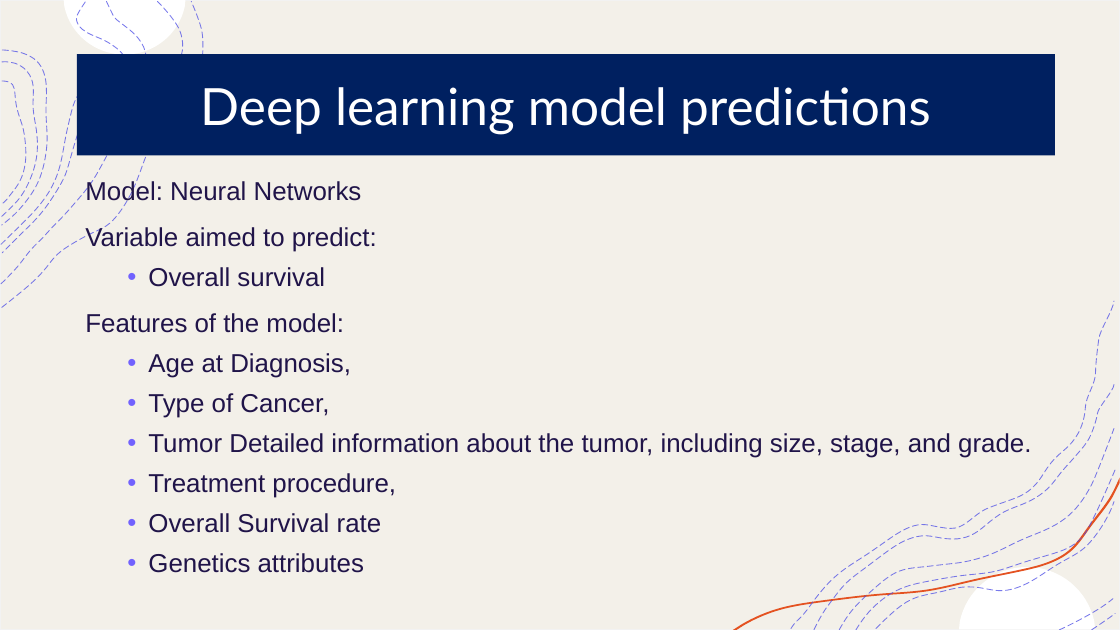
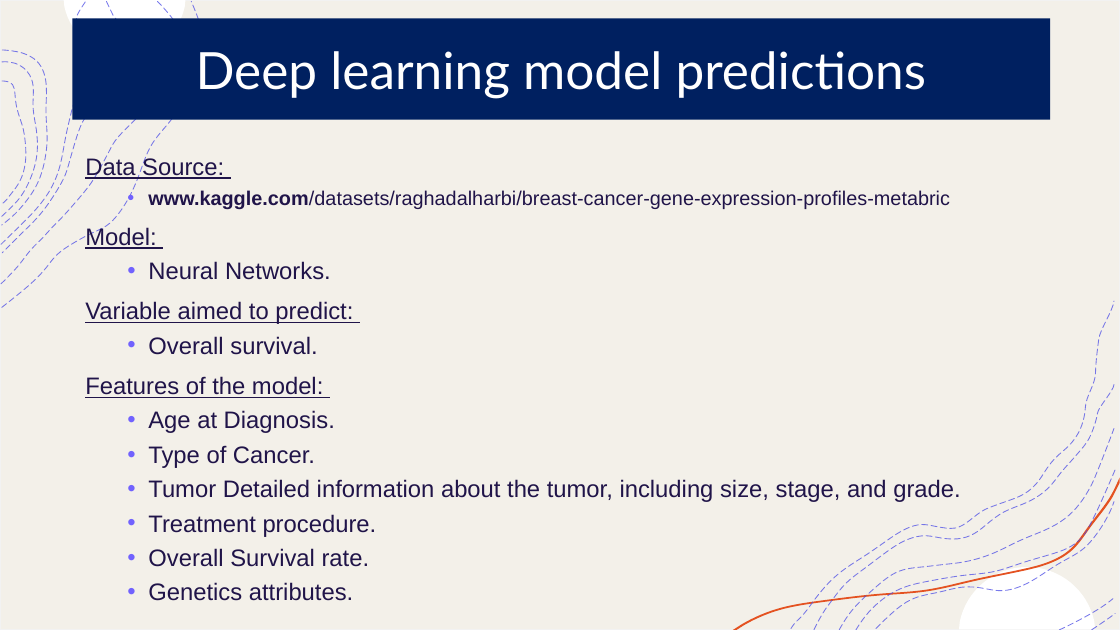
Before and after one commit to rodrigonmo3020/Project-4, a slide deck: slide 4 of Presentation Project 4.pptx. Drawn at 1120x630 pixels with LibreOffice and Linux fonts; fonts in the diff are those of the drawing. Boxes give left, top, right and bottom in pixels: in the first picture for what was removed or moved away, otherwise in the second. Text is boxed around its words. In the diff, an @@ line names an element or a change of style, - is before the commit and + after.

Commit message:
Add files via upload
Presentation Update

```diff
--- a/Presentation Project 4.pptx
+++ b/Presentation Project 4.pptx
@@ title "Deep learning model predictions": place and size @@
-title "Deep learning model predictions" at box(77, 54, 1055, 155)
+title "Deep learning model predictions" at box(72, 18, 1050, 120)
@@ text "Data Source:": place and size @@
-text "Data Source:" at box(85, 179, 1031, 573)
+text "Data Source:" at box(85, 156, 960, 601)
@@ text at box(85, 156, 950, 280): text changed; size 22.2 to 17 pt @@
-Model: Neural Networks
+Data Source:
+  • www.kaggle.com/datasets/raghadalharbi/breast-cancer-gene-expression-profiles-metabric
+Model:
+  • Neural Networks.
@@ text at box(85, 301, 960, 502): size 22.2 to 20.4 pt in "Variable aimed to predict:", "Features of the model:", "Tumor Detailed information about the tumor, including ..."; underline on in "Variable aimed to predict:", "Features of the model:"; line spacing 1.1 to 1 @@
@@ text at box(148, 336, 317, 355): text changed; size 22.2 to 20.4 pt @@
-  • Overall survival
+  • Overall survival.
@@ text at box(148, 410, 335, 468): text changed; size 22.2 to 20.4 pt @@
-  • Age at Diagnosis,
-  • Type of Cancer,
+  • Age at Diagnosis.
+  • Type of Cancer.
@@ text at box(148, 514, 377, 601): text changed; size 22.2 to 20.4 pt @@
-  • Treatment procedure,
-  • Overall Survival rate
-  • Genetics attributes
+  • Treatment procedure.
+  • Overall Survival rate.
+  • Genetics attributes.
```
